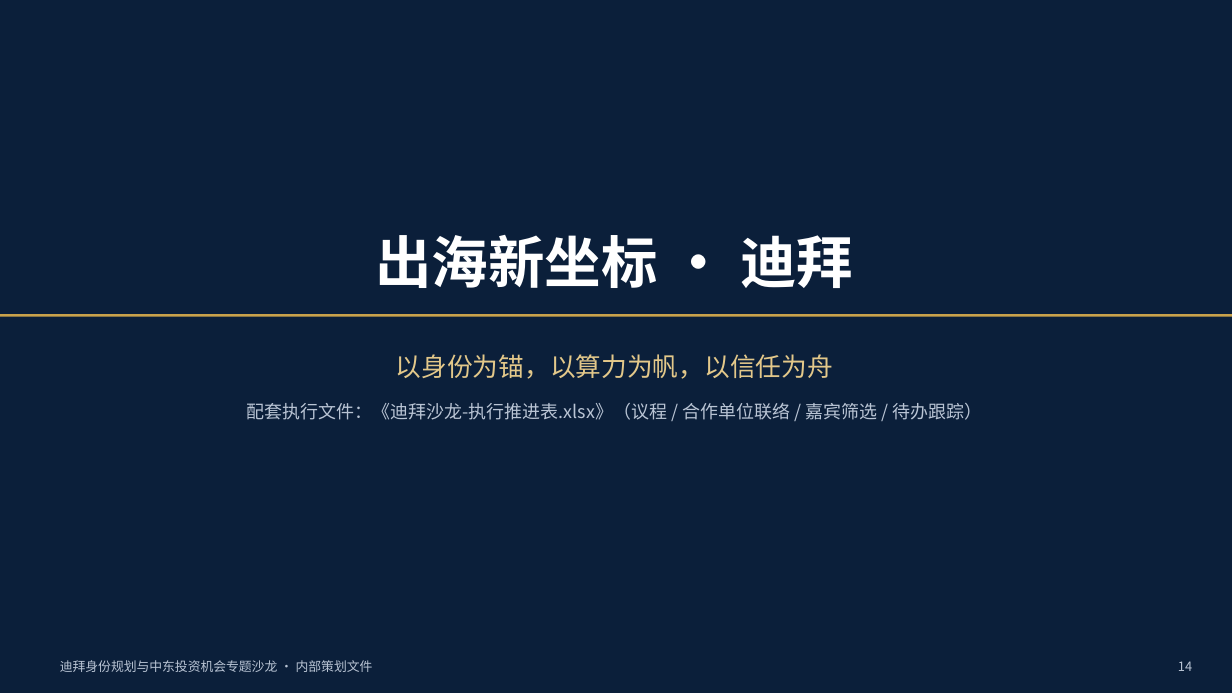
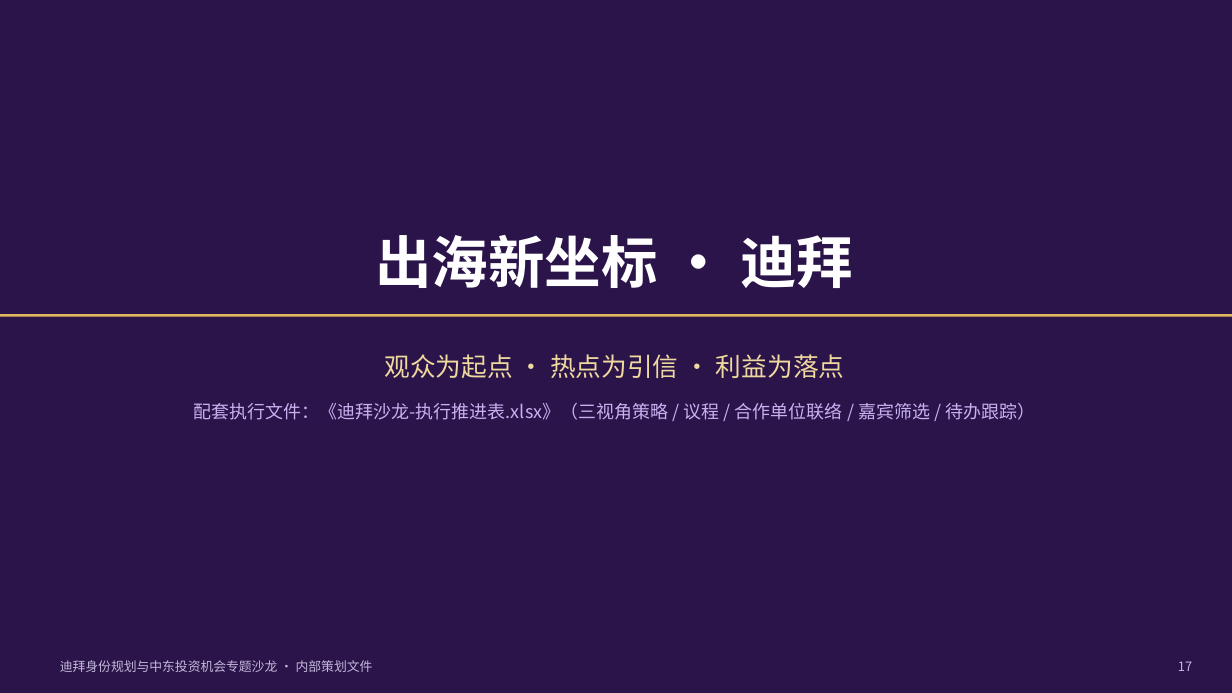
Before and after one commit to hujigang2010-maker/AIDEN, a slide deck: slide 17 of deliverables/迪拜专题沙龙-内容框架与议程.pptx (slide 14 before the commit). Drawn at 1232x693 pixels with LibreOffice and Linux fonts; fonts in the diff are those of the drawing. Boxes give left, top, right and bottom in pixels: in the first picture for what was removed or moved away, otherwise in the second. Text is boxed around its words. In the diff, an @@ line names an element or a change of style, - is before the commit and + after.

```diff
--- a/deliverables/迪拜专题沙龙-内容框架与议程.pptx
+++ b/deliverables/迪拜专题沙龙-内容框架与议程.pptx
@@ background #0B1F3A to #2A144A @@
@@ rectangle at bbox=[0, 314, 1232, 317]: fill #C9A24B to #E0B95C @@
@@ text at bbox=[193, 354, 1035, 420]: text changed; text colour #B9C4D4 to #C7B2F0 @@
-以身份为锚，以算力为帆，以信任为舟
-配套执行文件：《迪拜沙龙-执行推进表.xlsx》（议程 / 合作单位联络 / 嘉宾筛选 / 待办跟踪）
+观众为起点 · 热点为引信 · 利益为落点
+配套执行文件：《迪拜沙龙-执行推进表.xlsx》（三视角策略 / 议程 / 合作单位联络 / 嘉宾筛选 / 待办跟踪）
@@ text "迪拜身份规划与中东投资机会专题沙龙 · 内部策划文件" at bbox=[60, 660, 373, 672]: text colour #B9C4D4 to #C3B8DA @@
@@ text at bbox=[1178, 661, 1192, 671]: text changed; text colour #B9C4D4 to #C3B8DA @@
-14
+17
```
Also in this commit, not shown: 12 other slides changed, 4 slides added, 1 slide removed, 4 other files.
